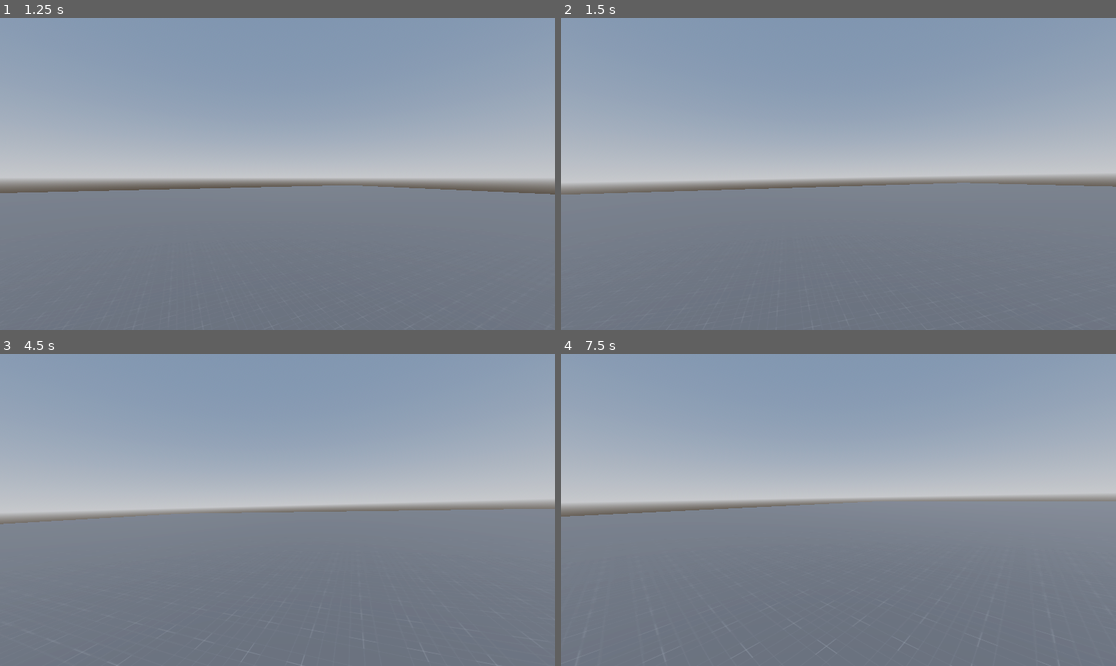
Above: before the commit, frames 1-4 (two rows, left to right).
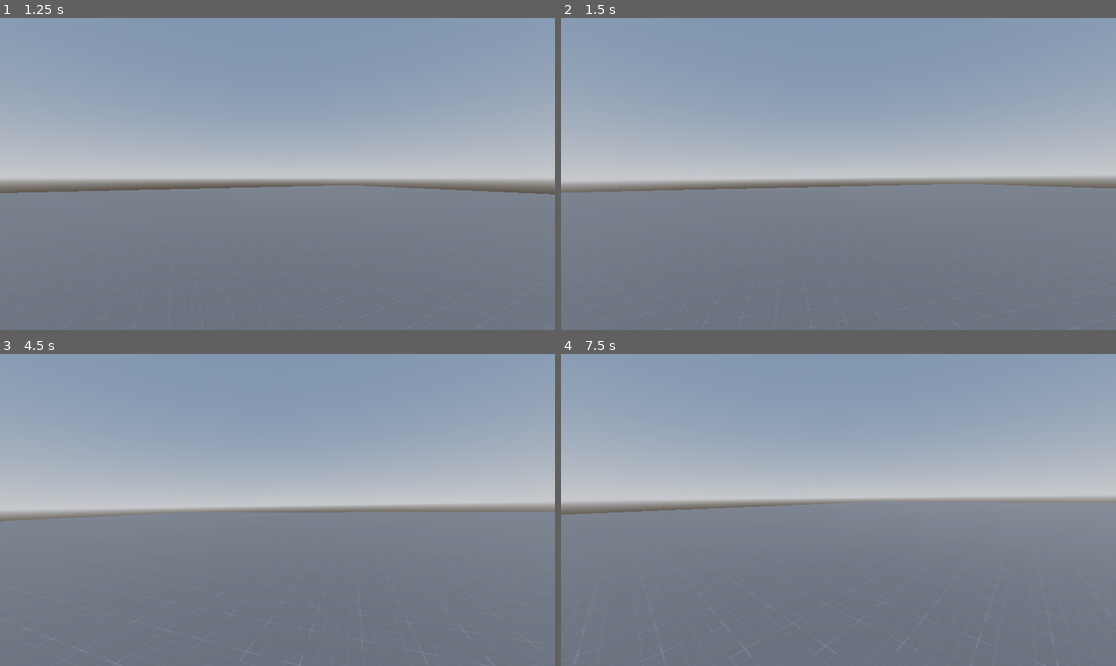
Above: after the commit, the same moments.

Repository: Jai1Li/Fps
Game: Godot game, scene res://Scene/main.tscn
Two runs of this game, one before a commit and one after it. Both use one fixed random seed, a clock stepped at 60 frames per second and the inputs below.
Inputs (mouse positions are in pixels of both pictures, inside the frame that each line leads up to):
- Up to frame 1 (1.25 s): tap Enter (ui_accept) at 0.5 s; move the mouse to (305, 174) at 0.52 s; hold W (move_forward) from 0.53 s (still down); hold Alt (free_look) from 0.53 s (still down); tap Space (move_jump) at 0.77 s
- Up to frame 2 (1.5 s): keep holding W (move_forward); move the mouse to (810, 174) at 1.27 s; release Alt (free_look) at 1.28 s; tap Alt (free_look) at 1.35 s
- Up to frame 3 (4.5 s): keep holding W (move_forward); tap Space (move_jump) at 1.52, 3.02, 3.77 s; move the mouse to (288, 503) at 2.02 s; hold Ctrl (move_crouch) 2.03-2.78 s; tap Alt (free_look) at 2.3, 3.05, 4.35 s; move the mouse to (271, 516) at 2.77 s; tap Shift (move_sprint) at 2.85 s; move the mouse to (316, 513) at 3.52 s; hold Alt (free_look) 3.53-4.28 s; move the mouse to (233, 506) at 4.27 s
- Up to frame 4 (7.5 s): tap Space (move_jump) at 4.52, 6.02, 6.77 s; move the mouse to (844, 510) at 5.02 s; hold Ctrl (move_crouch) 5.03-5.78 s; tap Alt (free_look) at 5.3, 6.05, 7.35 s; move the mouse to (816, 503) at 5.77 s; release W (move_forward) at 5.78 s; hold D (move_right) 5.78-6.53 s; tap Shift (move_sprint) at 5.85 s; move the mouse to (866, 510) at 6.52 s; hold Alt (free_look) 6.53-7.28 s; hold W (move_forward) from 6.53 s (still down); move the mouse to (810, 510) at 7.27 s

Frame 1 is identical in both runs. In frame 2, 0.3% of the frame differs, in the area x 0-100%, y 52-57%; in frame 3, 0.8%, in the area x 0-100%, y 46-100%; in frame 4, 0.2%.

Commit message:
removed animation for sliding

Diff:
--- a/Scene/Player.gd
+++ b/Scene/Player.gd
@@ -36,7 +36,7 @@
 var head_bobbing_index = 0.0
 var head_bobbing_current_intensity = 0.0
 
-var free_look_tilt_amount = 5
+var free_look_tilt_amount = 3
 
 # States
 var walking = false
@@ -121,11 +121,7 @@
 	# Handle free look
 	if Input.is_action_pressed("free_look") || sliding:
 		free_looking = true
-
-		if sliding:
-			eyes.rotation.z = lerp(eyes.rotation.z, -deg_to_rad(7.0), delta * lerp_speed)
-		else:
-			eyes.rotation.z = -deg_to_rad(neck.rotation.y * free_look_tilt_amount)
+		eyes.rotation.z = -deg_to_rad(neck.rotation.y * free_look_tilt_amount)
 	else:
 		free_looking = false
 		neck.rotation.y = lerp(neck.rotation.y, 0.0, delta * lerp_speed)
@@ -158,6 +154,7 @@
 	else:
 		eyes.position.y = lerp(eyes.position.y, 0.0, delta * lerp_speed)
 		eyes.position.x = lerp(eyes.position.x, 0.0, delta * lerp_speed)
+
 	# Add the gravity.
 	if not is_on_floor():
 		velocity.y -= gravity * delta
